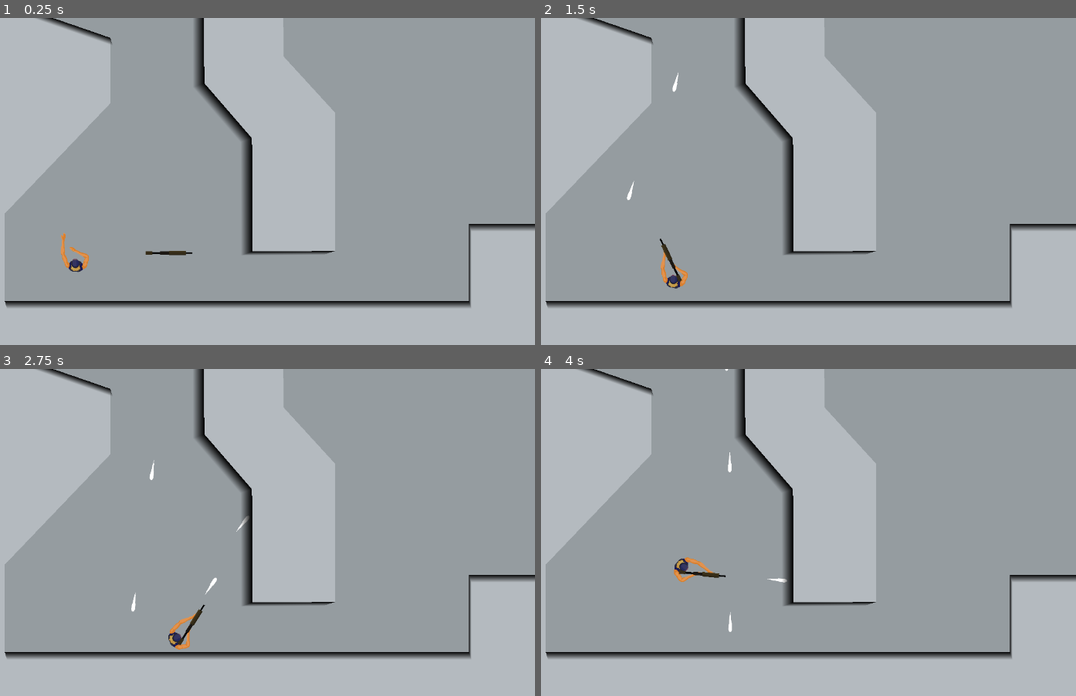
Above: before the commit, frames 1-4 (two rows, left to right).
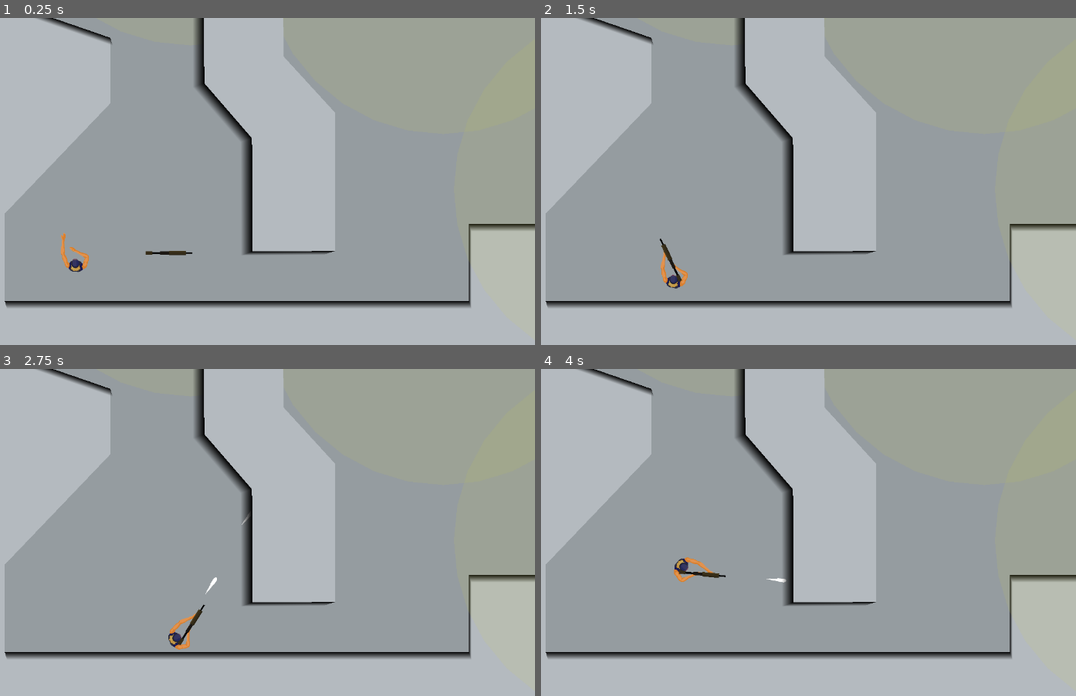
Above: after the commit, the same moments.

Repository: nelsonwenner/godot-topdown-shooter
Game: Godot game, scene res://src/scenes/levels/LevelOne.tscn
Two runs of this game, one before a commit and one after it. Both use one fixed random seed, a clock stepped at 60 frames per second and the inputs below. This scene is started directly instead of the project's main scene.
Inputs (mouse positions are in pixels of both pictures, inside the frame that each line leads up to):
- Up to frame 1 (0.25 s): no input
- Up to frame 2 (1.5 s): tap Enter at 0.5 s; move the mouse to (904, 174) at 0.52 s; press the mouse at (904, 174) at 0.53 s; hold D (player_right) 0.53-1.28 s; move the mouse to (642, 207) at 1.27 s; release the mouse at (642, 207) at 1.28 s; hold S (player_down) from 1.28 s (still down); tap E (pickup) at 1.35 s
- Up to frame 3 (2.75 s): click (101, 558) at 1.55 s; move the mouse to (288, 467) at 2.02 s; release S (player_down) at 2.03 s; press the mouse at (288, 467) at 2.03 s; hold D (player_right) from 2.03 s (still down)
- Up to frame 4 (4 s): move the mouse to (738, 610) at 2.77 s; release D (player_right) at 2.78 s; release the mouse at (738, 610) at 2.78 s; hold W (player_up) 2.78-3.53 s; click (738, 610) at 2.85 s; move the mouse to (952, 594) at 3.52 s; press the mouse at (952, 594) at 3.53 s; hold A (player_left) from 3.53 s (still down); tap E (pickup) at 3.6 s

The runs differ from the first frame. In frame 2, less than 0.1% of the frame differs, in the area x 16-26%, y 16-56%; in frame 3, less than 0.1%, in the area x 24-47%, y 27-75%; in frame 4, less than 0.1%.

Commit message:
fix: bug in weapon, shooting without picked weapon

Diff:
--- a/src/scenes/enemies/Enemy.gd
+++ b/src/scenes/enemies/Enemy.gd
@@ -181,12 +181,10 @@
 
 
 func _draw():
-	"""
 	draw_circle(Vector2(0, 0), detect_radius, vis_color)
 	if player_in_range:
 		draw_circle((hit_position - position).rotated(-rotation), 5, laser_color)
 		draw_line(Vector2(), (hit_position - position).rotated(-rotation), laser_color)
-	"""
 
 
 func _on_Visibility_body_entered(_body):
--- a/src/scenes/enemies/Enemy.tscn
+++ b/src/scenes/enemies/Enemy.tscn
@@ -20,11 +20,6 @@
 
 [sub_resource type="SpriteFrames" id=2]
 animations = [ {
-"frames": [ ExtResource( 8 ), ExtResource( 13 ), ExtResource( 15 ), ExtResource( 10 ), ExtResource( 11 ), ExtResource( 12 ) ],
-"loop": true,
-"name": "blood1",
-"speed": 8.0
-}, {
 "frames": [ ExtResource( 12 ), ExtResource( 11 ), ExtResource( 10 ), ExtResource( 13 ), ExtResource( 15 ) ],
 "loop": true,
 "name": "blodedeath",
@@ -33,6 +28,11 @@
 "frames": [ ExtResource( 14 ), ExtResource( 9 ), ExtResource( 6 ), ExtResource( 16 ), ExtResource( 7 ), ExtResource( 17 ) ],
 "loop": true,
 "name": "blood2",
+"speed": 8.0
+}, {
+"frames": [ ExtResource( 8 ), ExtResource( 13 ), ExtResource( 15 ), ExtResource( 10 ), ExtResource( 11 ), ExtResource( 12 ) ],
+"loop": true,
+"name": "blood1",
 "speed": 8.0
 } ]
 
@@ -46,7 +46,7 @@
 __meta__ = {
 "_edit_group_": true
 }
-detect_radius = 10000
+detect_radius = 3000
 
 [node name="Sprite" type="Sprite" parent="."]
 self_modulate = Color( 0.560784, 0.560784, 0.560784, 1 )
--- a/src/scenes/weapons/weapon.gd
+++ b/src/scenes/weapons/weapon.gd
@@ -88,12 +88,14 @@
 
 			var owner_bullet = "Enemy" if ENEMY else "Player"
 
-			bullet_instance._ini(
-				owner_bullet,target,rand_range(BULLET_SPEED*0.9, BULLET_SPEED*1.1),
-				weapon_position, weapon_rotation, SHOOT_RAGE,
-				DAMAGE, KNOCKBACK,BULLET_SIZE)
+			if (owner_bullet == "Player" and picked) or owner_bullet == "Enemy":
 
-			get_node("BulletContainer").add_child(bullet_instance)
+				bullet_instance._ini(
+					owner_bullet,target,rand_range(BULLET_SPEED*0.9, BULLET_SPEED*1.1),
+					weapon_position, weapon_rotation, SHOOT_RAGE,
+					DAMAGE, KNOCKBACK,BULLET_SIZE)
+
+				get_node("BulletContainer").add_child(bullet_instance)
 
 			if PLAYER:
 				SLOT -= 1
